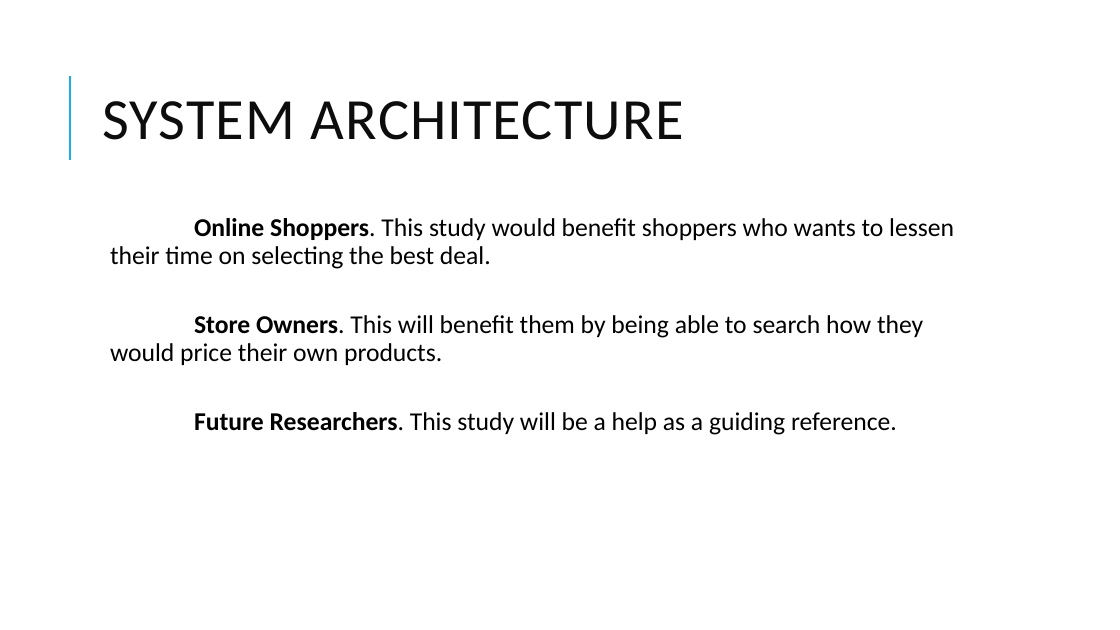
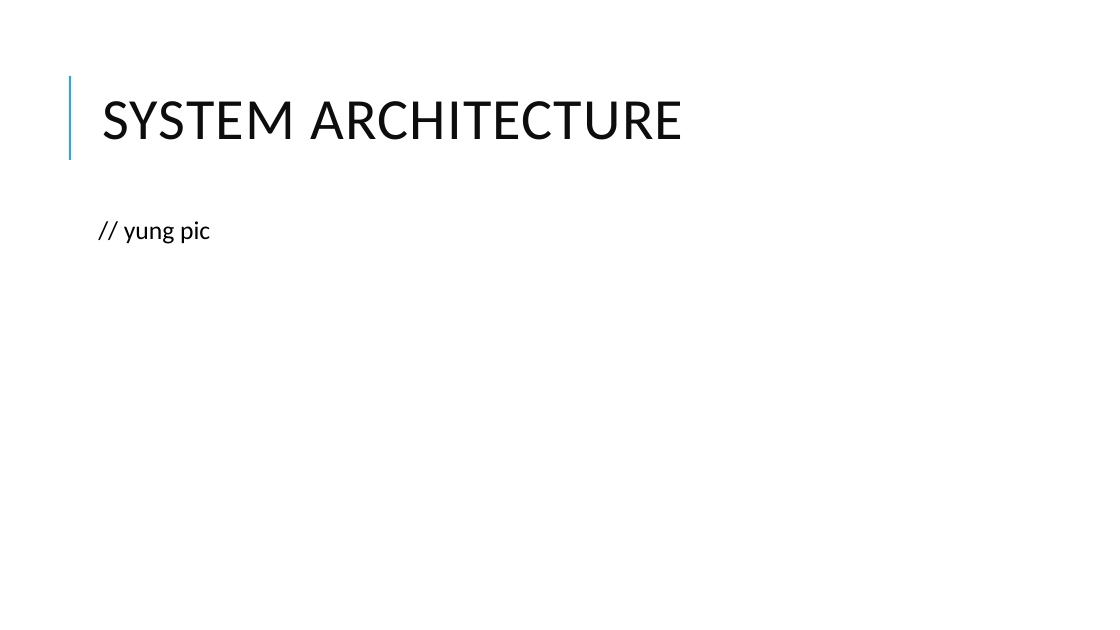
Before and after one commit to christianaveros/ThesisPaper-FOR, a slide deck: slide 11 of TIPid.pptx. Drawn at 1120x630 pixels with LibreOffice and Linux fonts; fonts in the diff are those of the drawing. Boxes give left, top, right and bottom in pixels: in the first picture for what was removed or moved away, otherwise in the second. Text is boxed around its words. In the diff, an @@ line names an element or a change of style, - is before the commit and + after.

Commit message:
modified ppt

```diff
--- a/TIPid.pptx
+++ b/TIPid.pptx
@@ text at (124, 221, 210, 244): text changed @@
-  Online Shoppers. This study would benefit shoppers who wants to lessen their time on selecting the best deal.
-  Store Owners. This will benefit them by being able to search how they would price their own products.
-  Future Researchers. This study will be a help as a guiding reference.
+// yung pic
```
Also in this commit, not shown: 12 other slides changed, 4 slides added, 2 slides removed, 1 other file.
